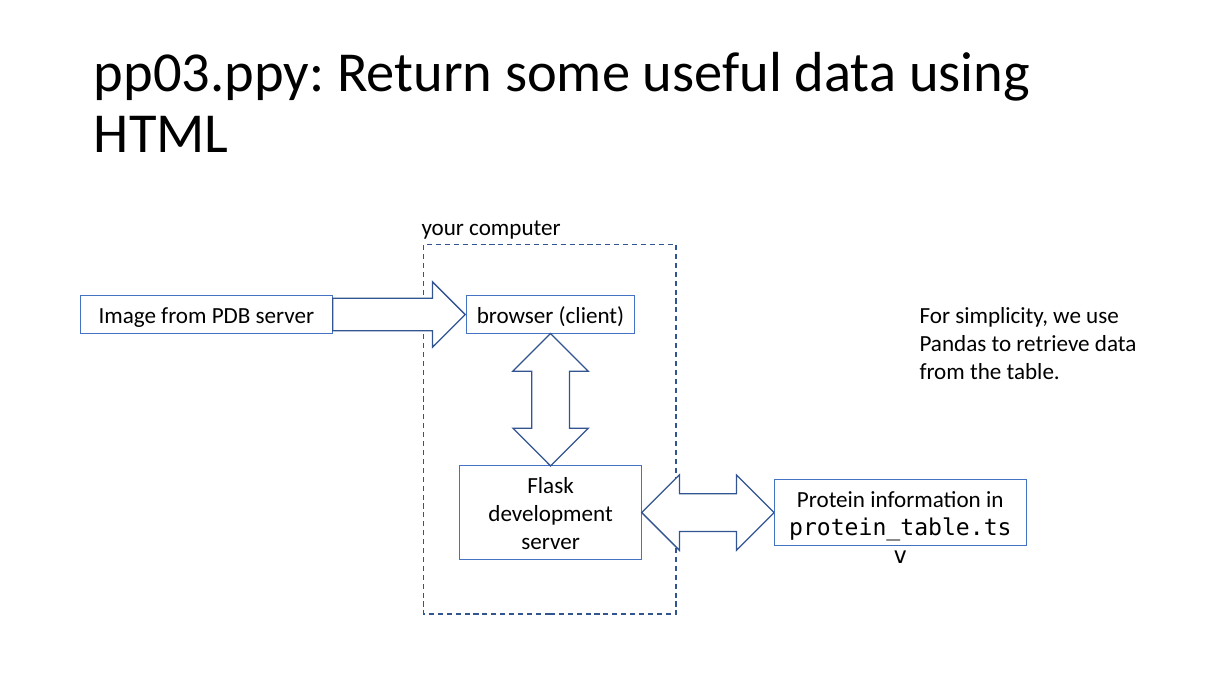
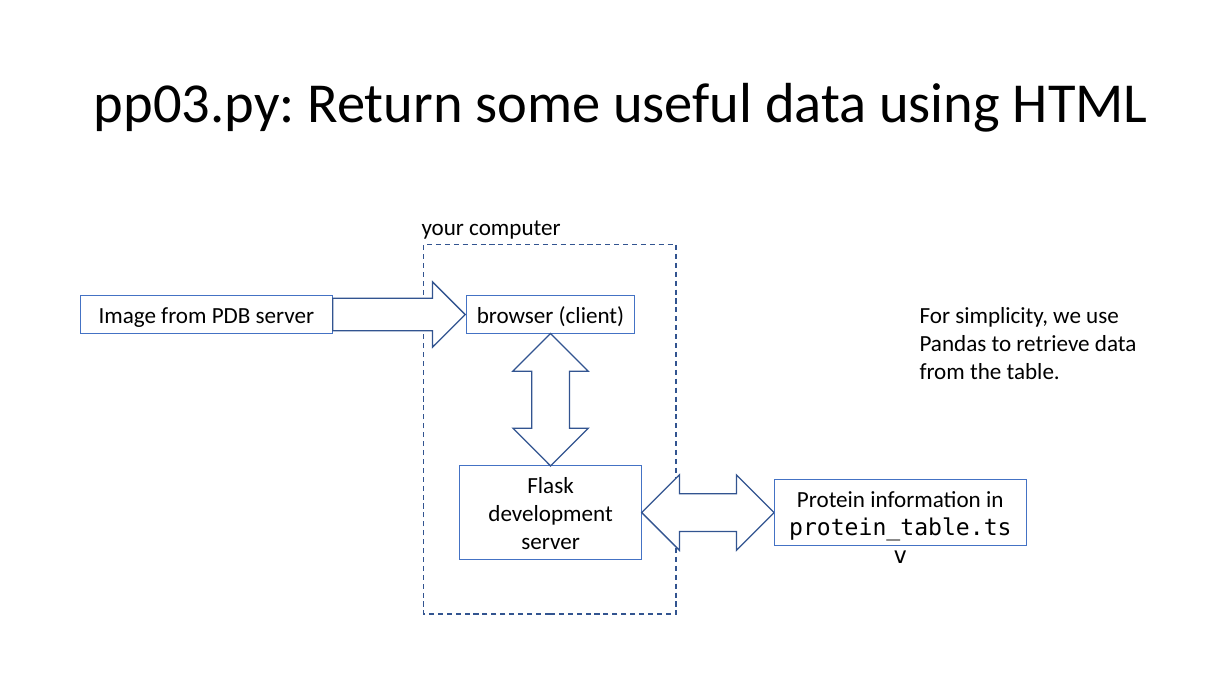
Before and after one commit to conradbessant/webintro, a slide deck: slide 5 of explanation.pptx. Drawn at 1232x693 pixels with LibreOffice and Linux fonts; fonts in the diff are those of the drawing. Boxes give left, top, right and bottom in pixels: in the first picture for what was removed or moved away, otherwise in the second. Text is boxed around its words. In the diff, an @@ line names an element or a change of style, - is before the commit and + after.

Commit message:
Fixed even more typos (in the PPT)

```diff
--- a/explanation.pptx
+++ b/explanation.pptx
@@ title at <box>94,82,1148,132</box>: text changed @@
-pp03.ppy: Return some useful data using HTML
+pp03.py: Return some useful data using HTML
```
Also in this commit, not shown: 3 other slides changed, 1 slide removed.
